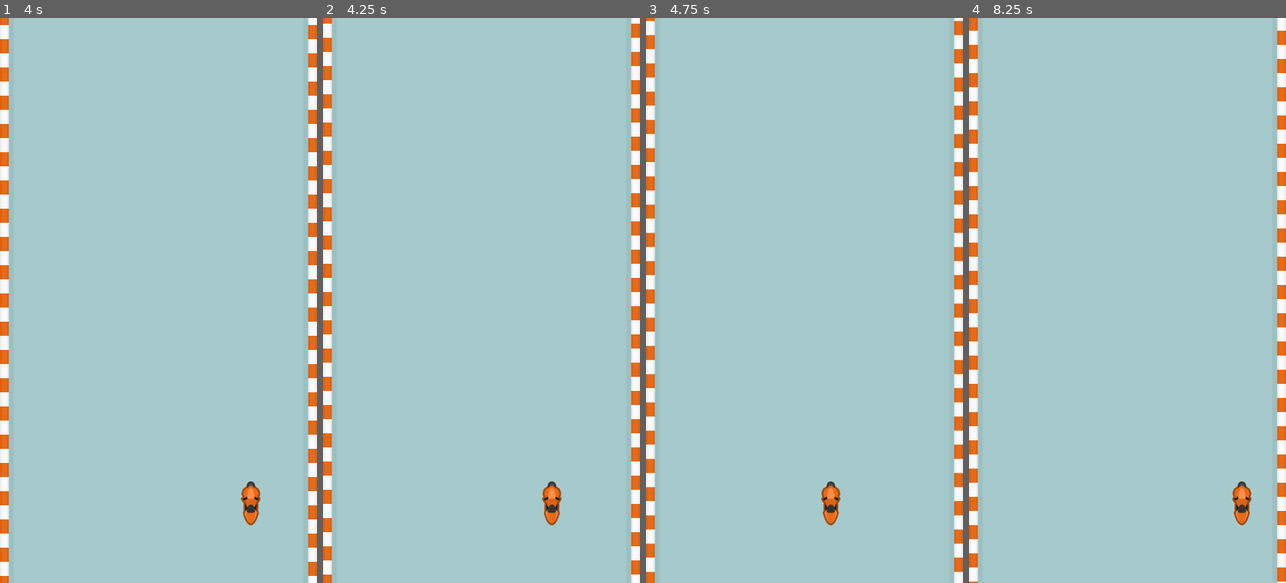
Above: before the commit, frames 1-4 (left to right).
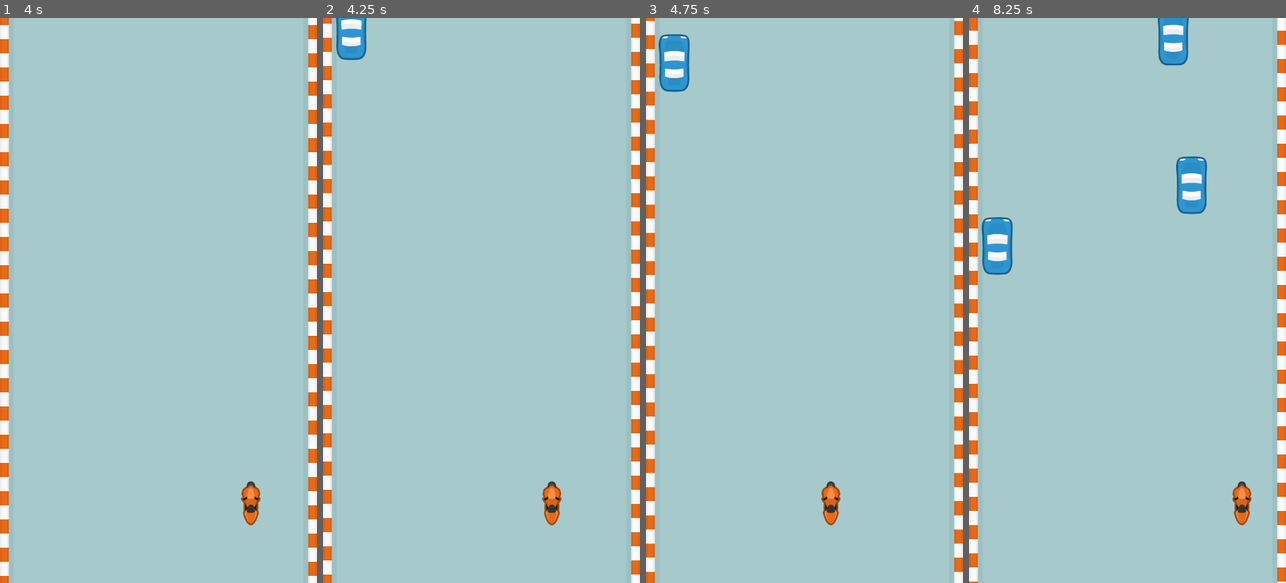
Above: after the commit, the same moments.

Repository: ghlin-daniel/MotoRacer-Godot
Game: Godot game, scene res://main.tscn
The game is run twice, just before and just after one commit, with the same random seed, the same clock (stepped at 60 frames per second) and the same inputs.
Inputs:
- Up to frame 1 (4 s): hold Right (move_right) 0.53-1.28 s; hold Left (move_left) 1.28-2.03 s; hold Right (move_right) 2.03-3.53 s; hold Left (move_left) from 3.53 s (still down)
- Up to frame 2 (4.25 s): keep holding Left (move_left)
- Up to frame 3 (4.75 s): keep holding Left (move_left)
- Up to frame 4 (8.25 s): release Left (move_left) at 5.78 s; hold Right (move_right) 5.78-8.03 s; hold Left (move_left) from 8.03 s (still down)

Frame 1 is identical in both runs. In frame 2, 0.7% of the frame differs, in the area x 4-14%, y 0-8%; in frame 3, 0.9%; in frame 4, 2.6%, in the area x 4-76%, y 0-46%.

Commit message:
Added game logic

Diff:
--- a/main.gd
+++ b/main.gd
@@ -1,13 +1,39 @@
 extends Node
 
-func new_game() -> void:
+@export var car_scene: PackedScene
+var score
+
+func new_game():
+	score = 0
 	$Racer.start($StartPosition.position)
+	$StartTimer.start()
 
-# Called when the node enters the scene tree for the first time.
 func _ready() -> void:
 	new_game()
 
+func _process(delta: float):
+	pass
 
-# Called every frame. 'delta' is the elapsed time since the previous frame.
-func _process(delta: float) -> void:
-	pass
+func game_over():
+	$ScoreTimer.stop()
+	$CarTimer.stop()
+
+func _on_score_timer_timeout():
+	score += 1
+
+func _on_start_timer_timeout():
+	$CarTimer.start()
+	$ScoreTimer.start()
+
+func _on_car_timer_timeout():
+	var car = car_scene.instantiate()
+
+	var car_spawn_location = $CarPath/CarSpawnLocation
+	car_spawn_location.progress_ratio = randf()
+
+	car.position = car_spawn_location.position
+
+	var velocity = Vector2(0, randf_range(150, 250))
+	car.linear_velocity = velocity
+
+	add_child(car)
--- a/main.tscn
+++ b/main.tscn
@@ -1,11 +1,19 @@
-[gd_scene load_steps=4 format=3 uid="uid://btlrkhh8wrsej"]
+[gd_scene load_steps=6 format=3 uid="uid://btlrkhh8wrsej"]
 
 [ext_resource type="Script" path="res://main.gd" id="1_4qymw"]
+[ext_resource type="PackedScene" uid="uid://dpqioiiq7ky2y" path="res://car.tscn" id="2_gn8jm"]
 [ext_resource type="PackedScene" uid="uid://7u440rvnfuf6" path="res://background.tscn" id="2_q28r8"]
 [ext_resource type="PackedScene" uid="uid://uqc37ypnqu74" path="res://racer.tscn" id="3_slo32"]
 
+[sub_resource type="Curve2D" id="Curve2D_8303j"]
+_data = {
+"points": PackedVector2Array(0, 0, 0, 0, 56, 0, 0, 0, 0, 0, 664, 0)
+}
+point_count = 2
+
 [node name="Main" type="Node"]
 script = ExtResource("1_4qymw")
+car_scene = ExtResource("2_gn8jm")
 
 [node name="Background" parent="." instance=ExtResource("2_q28r8")]
 
@@ -13,3 +21,23 @@
 
 [node name="StartPosition" type="Marker2D" parent="."]
 position = Vector2(360, 1100)
+
+[node name="CarTimer" type="Timer" parent="."]
+wait_time = 2.0
+
+[node name="ScoreTimer" type="Timer" parent="."]
+
+[node name="StartTimer" type="Timer" parent="."]
+wait_time = 2.0
+one_shot = true
+
+[node name="CarPath" type="Path2D" parent="."]
+curve = SubResource("Curve2D_8303j")
+
+[node name="CarSpawnLocation" type="PathFollow2D" parent="CarPath"]
+position = Vector2(56, 0)
+
+[connection signal="hit" from="Racer" to="." method="game_over"]
+[connection signal="timeout" from="CarTimer" to="." method="_on_car_timer_timeout"]
+[connection signal="timeout" from="ScoreTimer" to="." method="_on_score_timer_timeout"]
+[connection signal="timeout" from="StartTimer" to="." method="_on_start_timer_timeout"]
--- a/racer.gd
+++ b/racer.gd
@@ -7,16 +7,14 @@
 
 func start(pos):
 	position = pos
+	show()
+	$CollisionShape2D.disabled = false
 
-
-# Called when the node enters the scene tree for the first time.
-func _ready() -> void:
+func _ready():
 	var screen_size = get_viewport_rect().size
 	right_bottom_bound= Vector2(screen_size.x - 30, screen_size.y)
 
-
-# Called every frame. 'delta' is the elapsed time since the previous frame.
-func _process(delta: float) -> void:
+func _process(delta: float):
 	var velocity = Vector2.ZERO
 	if Input.is_action_pressed("move_right"):
 		velocity.x += 1
@@ -27,5 +25,7 @@
 	position = position.clamp(left_top_bound, right_bottom_bound)
 
 
-func _on_body_entered(body: Node2D) -> void:
+func _on_body_entered(body: Node2D):
+	hide()
 	hit.emit()
+	$CollisionShape2D.set_deferred("disabled", true)
--- a/racer.tscn
+++ b/racer.tscn
@@ -4,11 +4,12 @@
 [ext_resource type="Script" path="res://racer.gd" id="1_vti66"]
 
 [sub_resource type="CapsuleShape2D" id="CapsuleShape2D_1bxhe"]
-radius = 18.0
+radius = 21.0
 height = 100.0
 
 [node name="Racer" type="Area2D"]
 script = ExtResource("1_vti66")
+metadata/_edit_group_ = true
 
 [node name="Sprite2D" type="Sprite2D" parent="."]
 texture = ExtResource("1_hj7hh")
